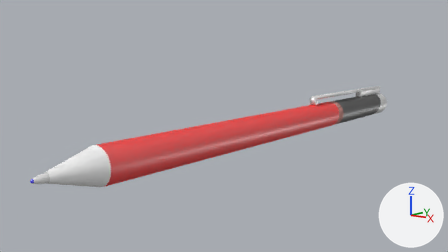
Renders of the Blender file Models/Pen.blend from each side of a commit.
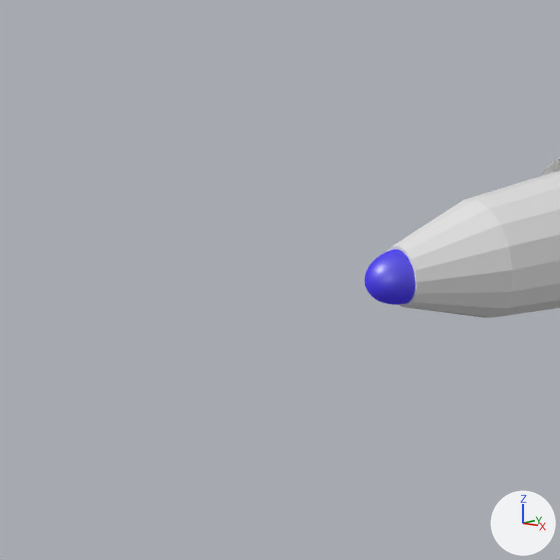
The first picture shows the older version from the file's camera 'Camera'. The close-ups show both versions on the part from 1% to 10% of the width and 63% to 80% of the height of that picture; other places that the commit changed are outside them. Every picture has the same lights, and +X, +Y and +Z are marked at lower right.

The older version as bpy lines, for what is in view:
```python
me_cylinder_001 = bpy.data.meshes.new('Cylinder.001')
me_cylinder_001.from_pydata(...)  # 48 vertices, 34 faces; spans x -0.0156..0.0156, y -0.0156..0.0156, z -0.0467..0.0584
me_sphere_001 = bpy.data.meshes.new('Sphere.001')
me_sphere_001.from_pydata(...)  # 137 vertices, 128 faces; spans x -0.00378..0.00378, y -0.005..0.0, z -0.00378..0.00378
me_sphere_001.materials.append(mat_ball)
ob_ball = bpy.data.objects.new('Ball', me_sphere_001)
ob_ball.location = (0.0, -1.22, 0.8524)
_m = ob_ball.modifiers.new('Subsurf', 'SUBSURF')
_m.levels = 2
_m.render_levels = 4
ob_nib = bpy.data.objects.new('Nib', me_cylinder_001)
ob_nib.location = (-0.0001, -1.1617, 0.8523)
ob_nib.rotation_euler = (1.571, 0.0, 0.0)  # degrees (90, 0, 0)
```
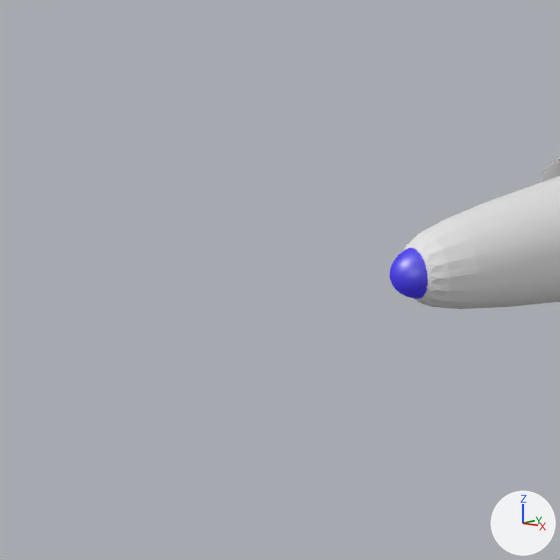
Where the newer file only moved an object's origin or applied its transform, the numbers keep the older frame.

Pixel boxes (x1, y1, x2, y2) of what changed, in the close-ups (560 x 560 px):
'Nib', modifiers changed
    before: (387, 170, 560, 318)
    after: (403, 176, 560, 309)
'Ball', moved
    before: (365, 249, 415, 305)
    after: (390, 248, 428, 299)

The change in detail:
Object 'Ball' (ob_ball) moves from (0.0, -1.22, 0.8524) to (0.0, -1.2163, 0.8524).
Object 'Nib' (ob_nib) gains a SUBSURF modifier named 'Subsurf'.
Modifier setting: levels = 4.
Modifier setting: render_levels = 4.
